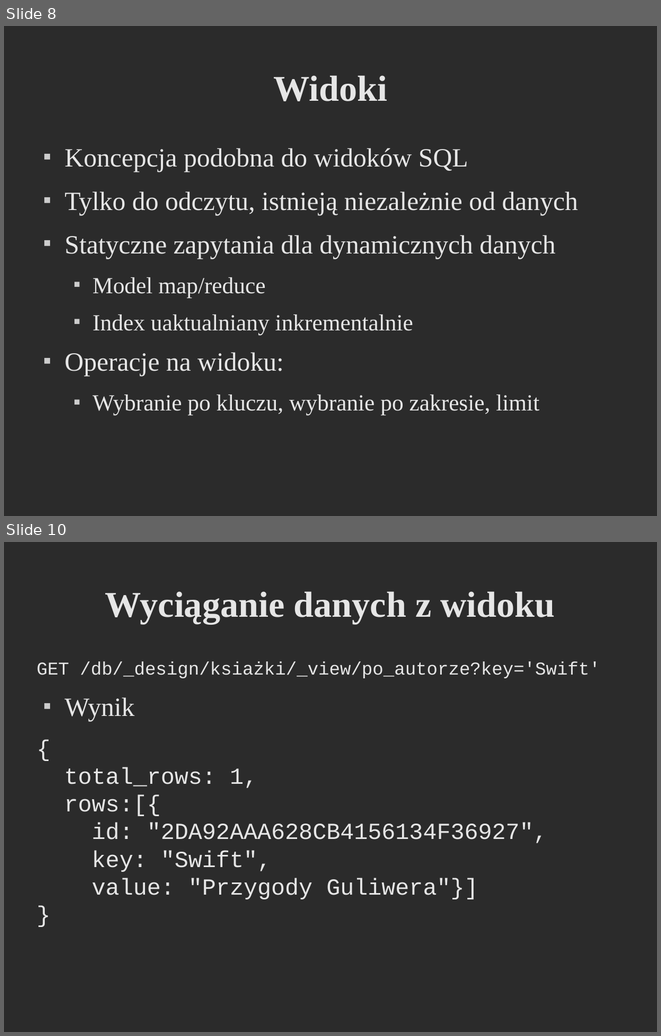
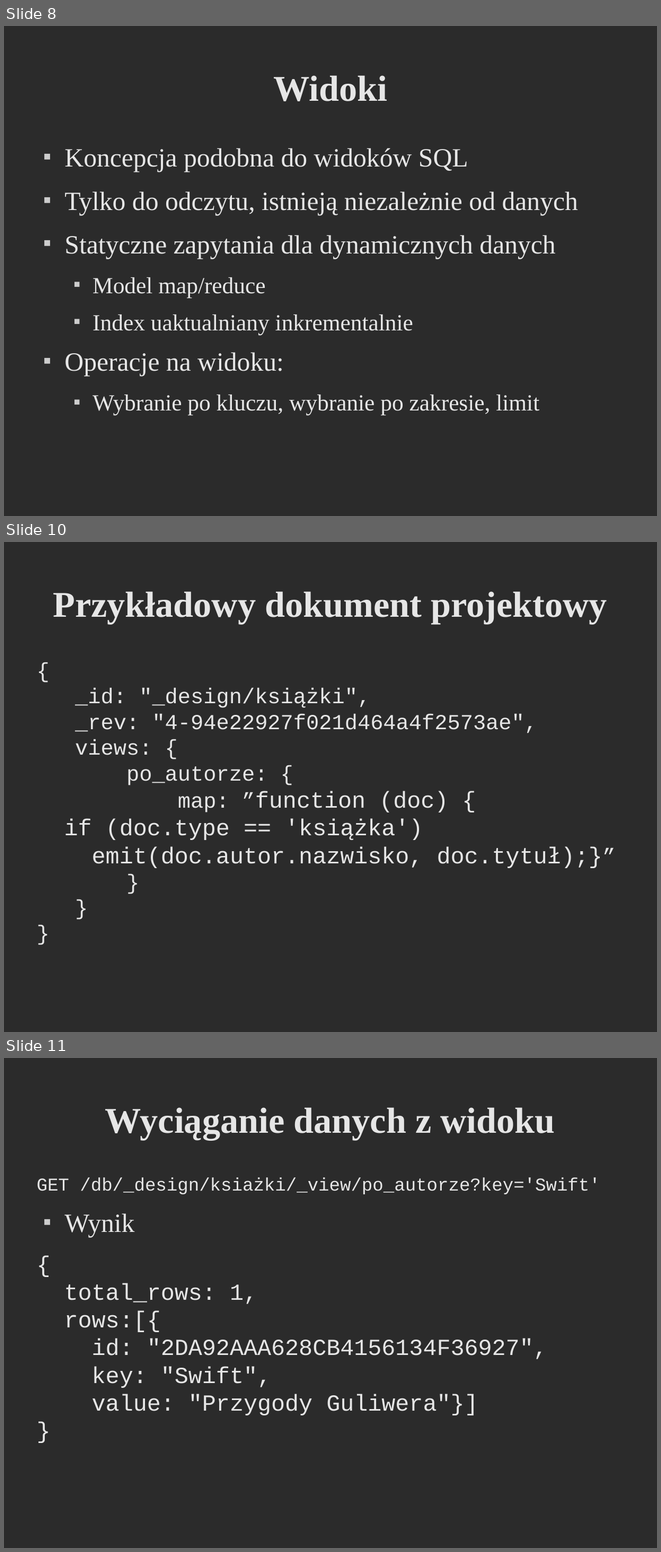
Before and after one commit to godfryd/checking-couchdb, a slide deck: checking-couchdb.odp. Shown one above the other, each under a label of ours: slides 8 and 10 before the commit, slides 8, 10 and 11 after it; the slides between them are not shown. The pictures are 661x1036 and 661x1552 pixels, drawn with LibreOffice and Linux fonts; fonts in the diff are those of the drawing; background and template pictures are left out; a plain dark background stands for a picture behind light text. Boxes give left, top, right and bottom in pixels: in the first picture for what was removed or moved away, otherwise in the second. Text is boxed around its words. In the diff, an @@ line names an element or a change of style, - is before the commit and + after.

```diff
--- a/checking-couchdb.odp
+++ b/checking-couchdb.odp
@@ slide 10 added at box(4, 542, 657, 1032), background picture (left out) @@
@@ title added at box(53, 591, 607, 624), 44 pt, text #E6E6E6, bold @@
+Przykładowy dokument projektowy
@@ text added at box(64, 688, 602, 868), 26 pt, text #E6E6E6 @@
+{
+_id: "_design/książki",
+_rev: "4-94e22927f021d464a4f2573ae",
+views: {
+po_autorze: {
+map: ”function (doc) {
+if (doc.type == 'książka')
+emit(doc.autor.nazwisko, doc.tytuł);}”
+}
+}
+}
@@ what was slide 10 is now slide 11 @@
```
Also in this commit, not shown: 3 slides changed, 9 other slides added, 4 other files.
